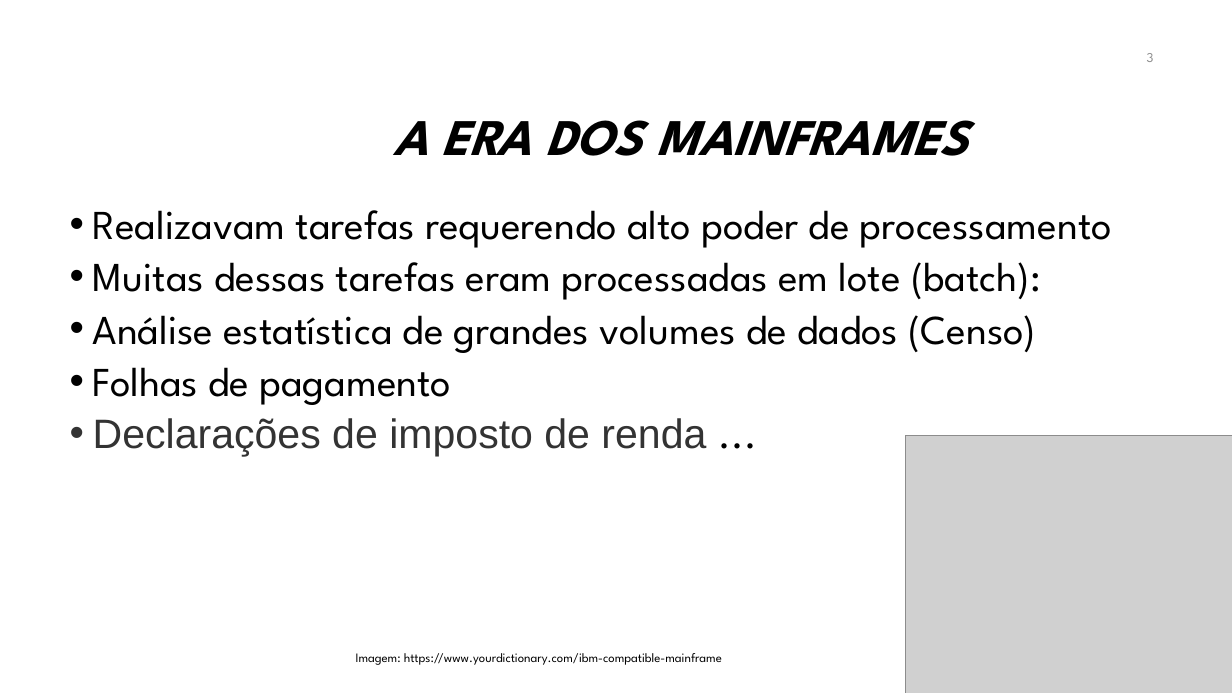
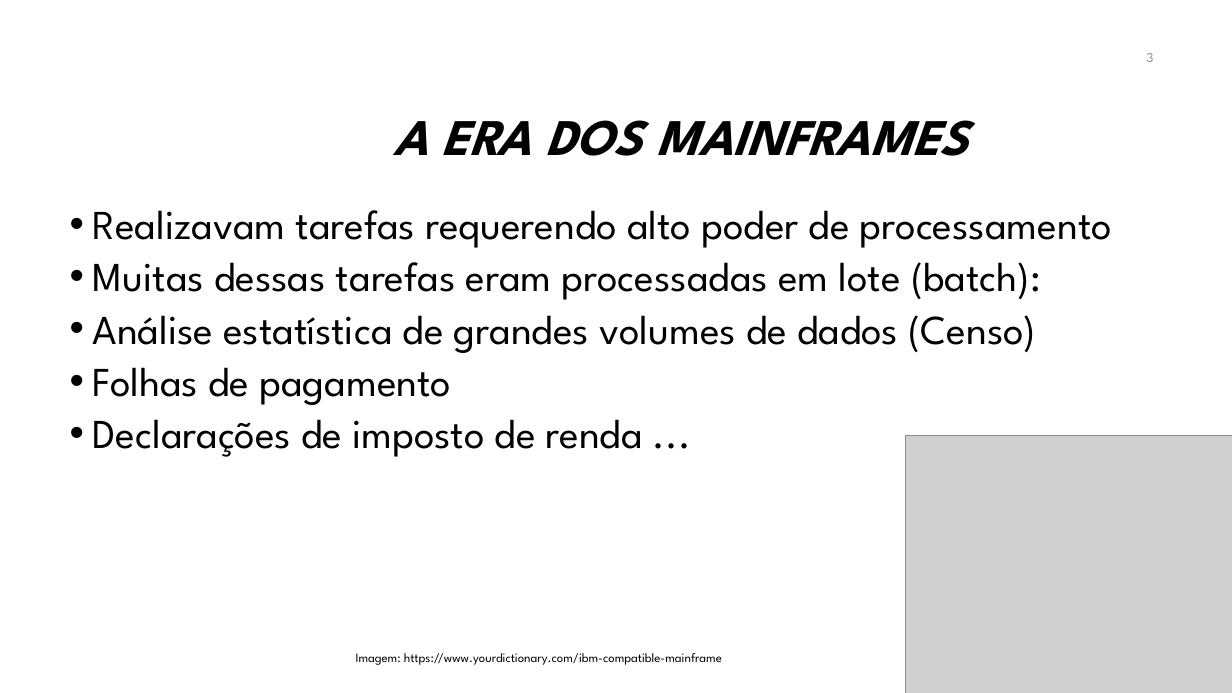
Before and after one commit to manoelcampos/sistemas-distribuidos, a slide deck: slide 3 of introducao-sd.pptx. Drawn at 1232x693 pixels with LibreOffice and Linux fonts; fonts in the diff are those of the drawing; grey boxes stand for pictures; background and template pictures are left out. Boxes give left, top, right and bottom in pixels: in the first picture for what was removed or moved away, otherwise in the second. Text is boxed around its words. In the diff, an @@ line names an element or a change of style, - is before the commit and + after.

```diff
--- a/introducao-sd.pptx
+++ b/introducao-sd.pptx
@@ text at box(93, 419, 643, 457): font Arial to League Spartan, text colour #333333 to #000000 in "Declarações de imposto de renda" @@
```
Also in this commit, not shown: 1 other slide changed, 22 slides added, 1 slide removed, 3 other files.
